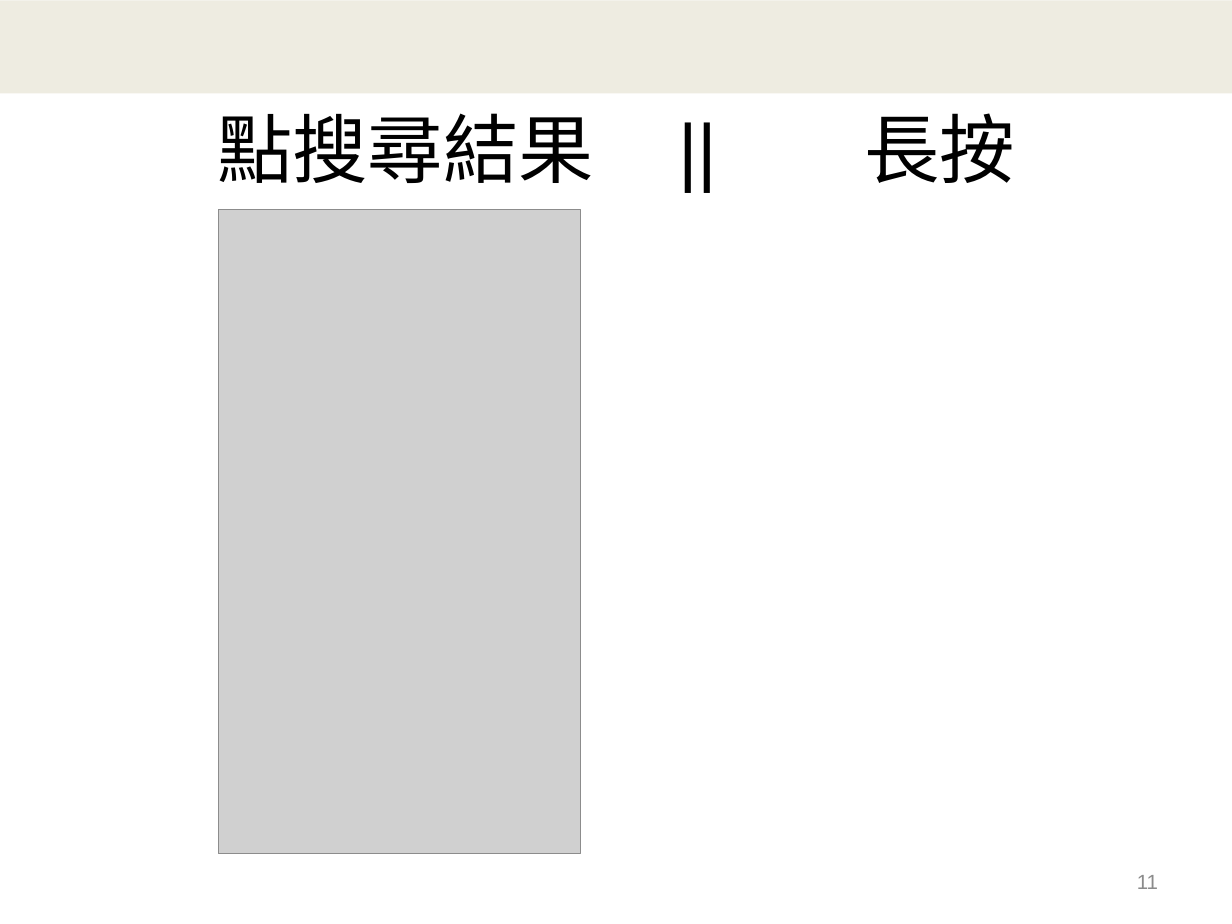
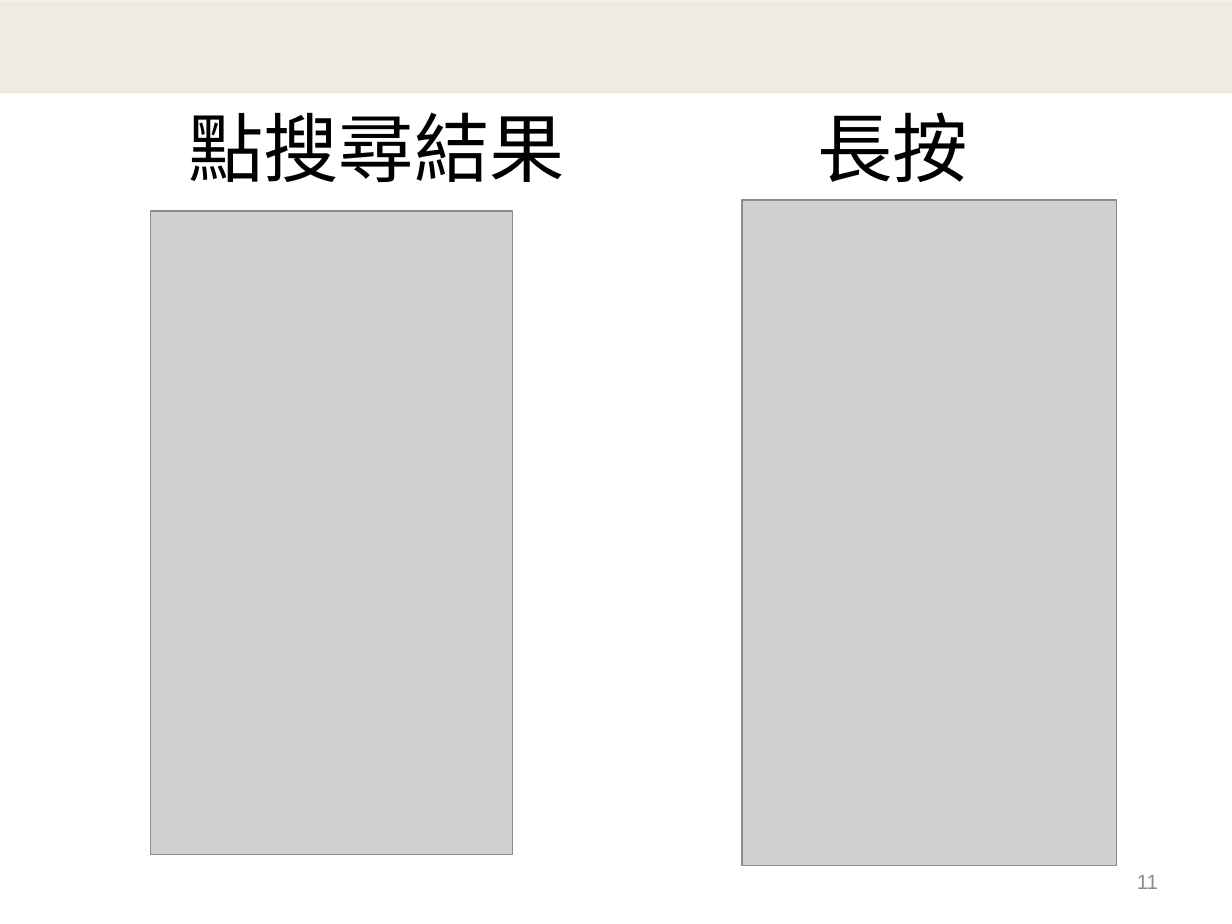
Before and after one commit to hoho870515/android, a slide deck: slide 11 of 期末報告.pptx. Drawn at 1232x924 pixels with LibreOffice and Linux fonts; fonts in the diff are those of the drawing; grey boxes stand for pictures; background and template pictures are left out. Boxes give left, top, right and bottom in pixels: in the first picture for what was removed or moved away, otherwise in the second. Text is boxed around its words. In the diff, an @@ line names an element or a change of style, - is before the commit and + after.

Commit message:
PPT最終版

```diff
--- a/期末報告.pptx
+++ b/期末報告.pptx
@@ title at bbox=[188, 112, 969, 182]: text changed @@
-點搜尋結果 || 長按
+點搜尋結果 長按
@@ picture added at bbox=[742, 200, 1116, 865] @@
@@ picture: place and size @@
-picture at bbox=[218, 209, 580, 854]
+picture at bbox=[150, 211, 513, 855]
```
